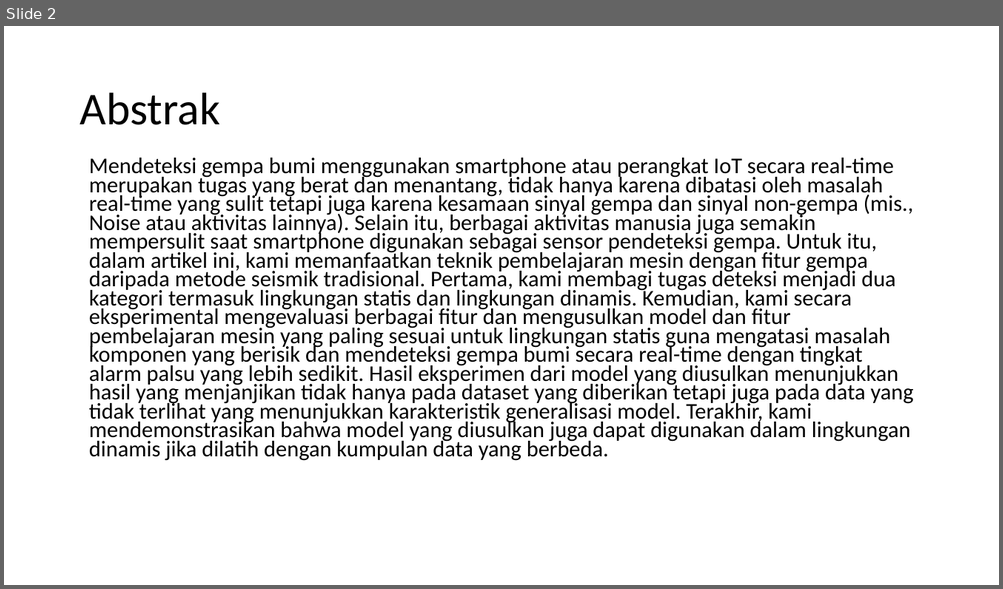
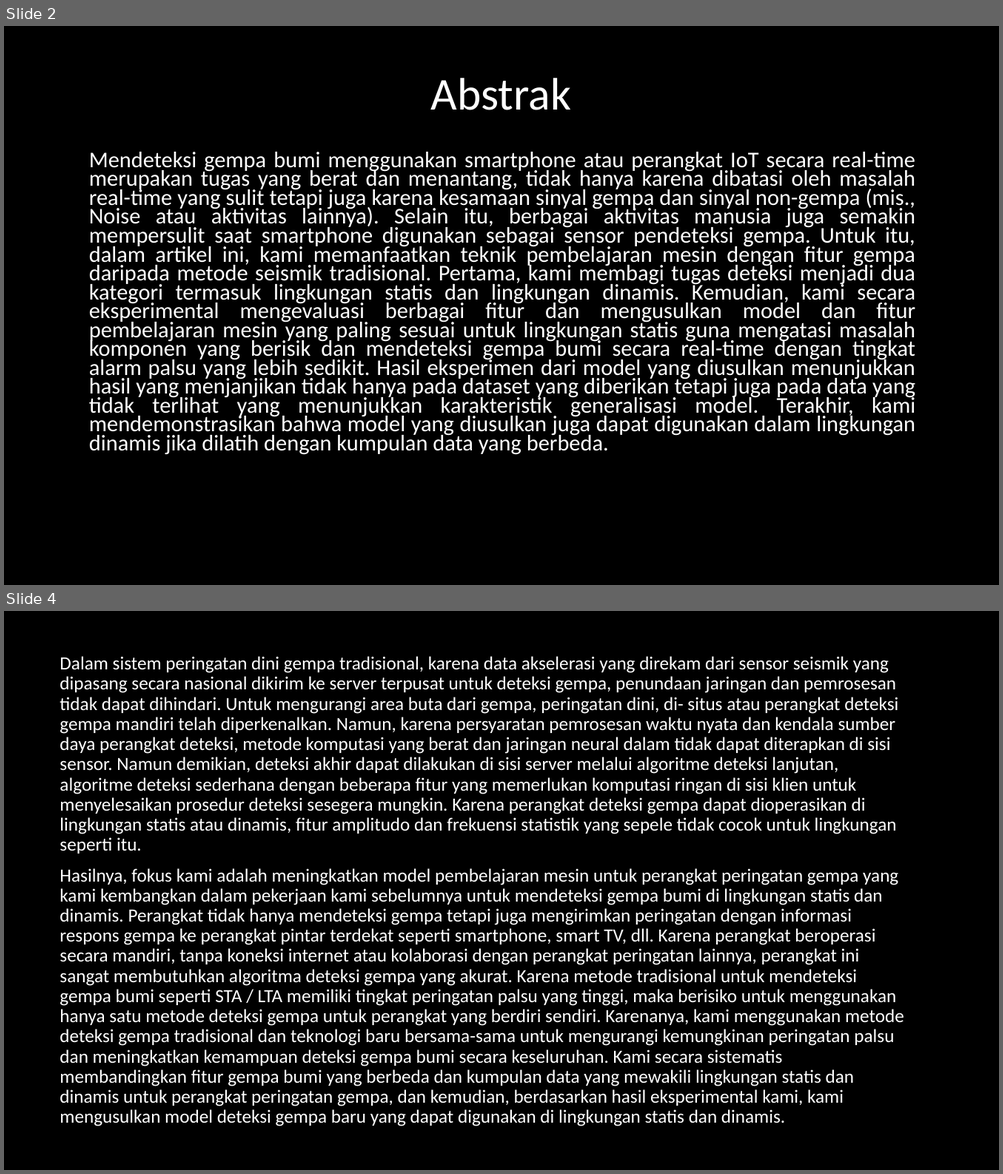
Before and after one commit to juvina03/SBP, a slide deck: PPT_Presentasi_SBP.pptx. Shown one above the other, each under a label of ours: slide 2 before the commit, slides 2 and 4 after it; the slides between them are not shown. The pictures are 1003x589 and 1003x1174 pixels, drawn with LibreOffice and Linux fonts; fonts in the diff are those of the drawing. Boxes give left, top, right and bottom in pixels: in the first picture for what was removed or moved away, otherwise in the second. Text is boxed around its words. In the diff, an @@ line names an element or a change of style, - is before the commit and + after.

Commit message:
tambahan_baru

```diff
--- a/PPT_Presentasi_SBP.pptx
+++ b/PPT_Presentasi_SBP.pptx
@@ slide 4 added at [4, 611, 999, 1170], background #000000 @@
@@ text added at [60, 656, 904, 1127], 18 pt, text #FFFFFF @@
+Dalam sistem peringatan dini gempa tradisional, karena data akselerasi yang direkam dari sensor seismik yang dipasang secara nasional dikirim ke server terpusat untuk deteksi gempa, penundaan jaringan dan pemrosesan tidak dapat dihindari. Untuk mengurangi area buta dari gempa, peringatan dini, di- situs atau perangkat deteksi gempa mandiri telah diperkenalkan. Namun, karena persyaratan pemrosesan waktu nyata dan kendala sumber daya perangkat deteksi, metode komputasi yang berat dan jaringan neural dalam tidak dapat diterapkan di sisi sensor. Namun demikian, deteksi akhir dapat dilakukan di sisi server melalui algoritme deteksi lanjutan, algoritme deteksi sederhana dengan beberapa fitur yang memerlukan komputasi ringan di sisi klien untuk menyelesaikan prosedur deteksi sesegera mungkin. Karena perangkat deteksi gempa dapat dioperasikan di lingkungan statis atau dinamis, fitur amplitudo dan frekuensi statistik yang sepele tidak cocok untuk lingkungan seperti itu.
+Hasilnya, fokus kami adalah meningkatkan model pembelajaran mesin untuk perangkat peringatan gempa yang kami kembangkan dalam pekerjaan kami sebelumnya untuk mendeteksi gempa bumi di lingkungan statis dan dinamis. Perangkat tidak hanya mendeteksi gempa tetapi juga mengirimkan peringatan dengan informasi respons gempa ke perangkat pintar terdekat seperti smartphone, smart TV, dll. Karena perangkat beroperasi secara mandiri, tanpa koneksi internet atau kolaborasi dengan perangkat peringatan lainnya, perangkat ini sangat membutuhkan algoritma deteksi gempa yang akurat. Karena metode tradisional untuk mendeteksi gempa bumi seperti STA / LTA memiliki tingkat peringatan palsu yang tinggi, maka berisiko untuk menggunakan hanya satu metode deteksi gempa untuk perangkat yang berdiri sendiri. Karenanya, kami menggunakan metode deteksi gempa tradisional dan teknologi baru bersama-sama untuk mengurangi kemungkinan peringatan palsu dan meningkatkan kemampuan deteksi gempa bumi secara keseluruhan. Kami secara sistematis membandingkan fitur gempa bumi yang berbeda dan kumpulan data yang mewakili lingkungan statis dan dinamis untuk perangkat peringatan gempa, dan kemudian, berdasarkan hasil eksperimental kami, kami mengusulkan model deteksi gempa baru yang dapat digunakan di lingkungan statis dan dinamis.
@@ slide 2 changed as well @@
@@ background #FFFFFF to #000000 @@
@@ title "Abstrak": place and size @@
-title "Abstrak" at [79, 93, 220, 125]
+title "Abstrak" at [431, 78, 572, 110]
@@ title "Abstrak" at [431, 78, 572, 110]: text colour #000000 to #FFFFFF; alignment left to centre @@
@@ text "Mendeteksi gempa bumi menggunakan smartphone ...": place and size @@
-text "Mendeteksi gempa bumi menggunakan smartphone ..." at [89, 158, 913, 461]
+text "Mendeteksi gempa bumi menggunakan smartphone ..." at [89, 152, 916, 455]
@@ text "Mendeteksi gempa bumi menggunakan smartphone ..." at [89, 152, 916, 455]: text colour #000000 to #FFFFFF; alignment left to justified @@
```
Also in this commit, not shown: 8 other slides changed, 6 other slides added, 13 slides removed.
